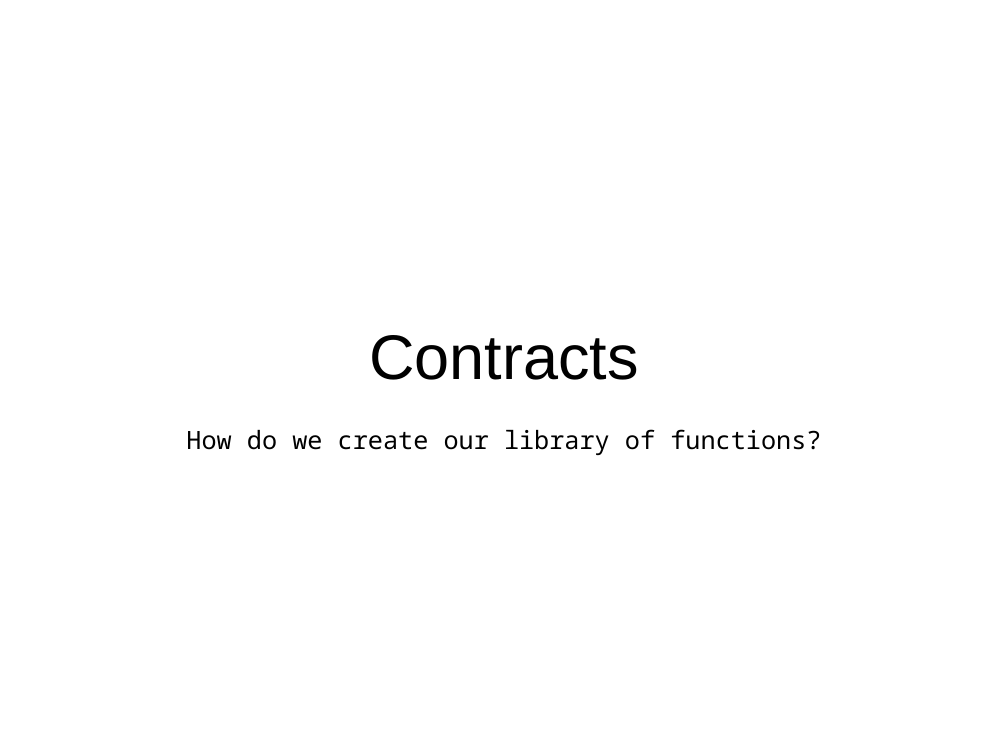
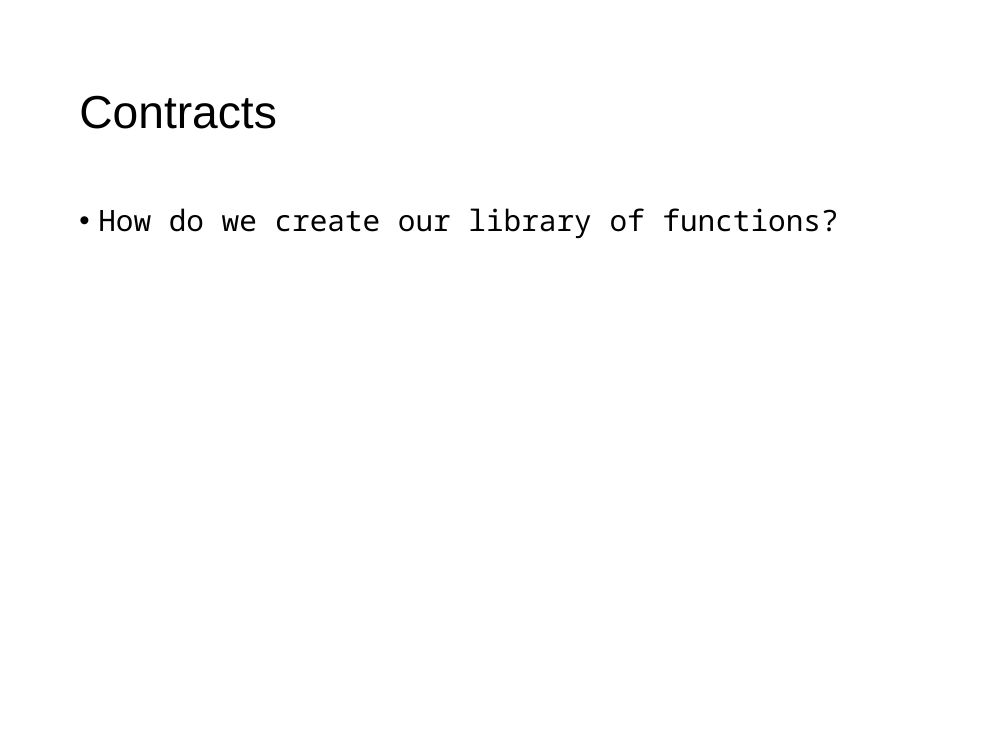
Before and after one commit to taps3/bootstrapcsp, a slide deck: slide 6 of bootstrapcsp_slidedeck.pptx (slide 4 before the commit). Drawn at 1008x756 pixels with LibreOffice and Linux fonts; fonts in the diff are those of the drawing. Boxes give left, top, right and bottom in pixels: in the first picture for what was removed or moved away, otherwise in the second. Text is boxed around its words. In the diff, an @@ line names an element or a change of style, - is before the commit and + after.

```diff
--- a/bootstrapcsp_slidedeck.pptx
+++ b/bootstrapcsp_slidedeck.pptx
@@ title "Contracts" moved from (x1=369, y1=335, x2=639, y2=380) to (x1=79, y1=95, x2=277, y2=129) @@
@@ title "Contracts" at (x1=79, y1=95, x2=277, y2=129): size 45 to 33 pt; alignment centre to left; vertical alignment bottom to middle @@
@@ text "How do we create our ..." moved from (x1=186, y1=429, x2=821, y2=455) to (x1=98, y1=208, x2=838, y2=239) @@
@@ text "How do we create our ..." at (x1=98, y1=208, x2=838, y2=239): size 18 to 21 pt; alignment centre to left; bullet none to •; more space between paragraphs @@
```
Also in this commit, not shown: 148 other slides changed, 1 slide added, 2 slides removed, 15 other files.
